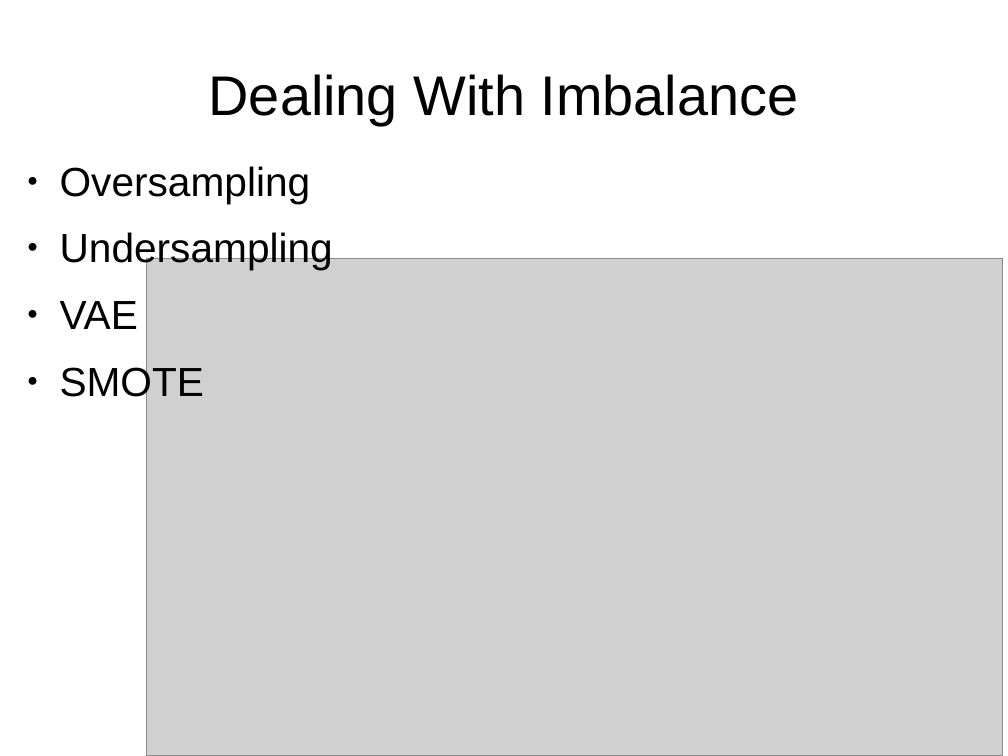
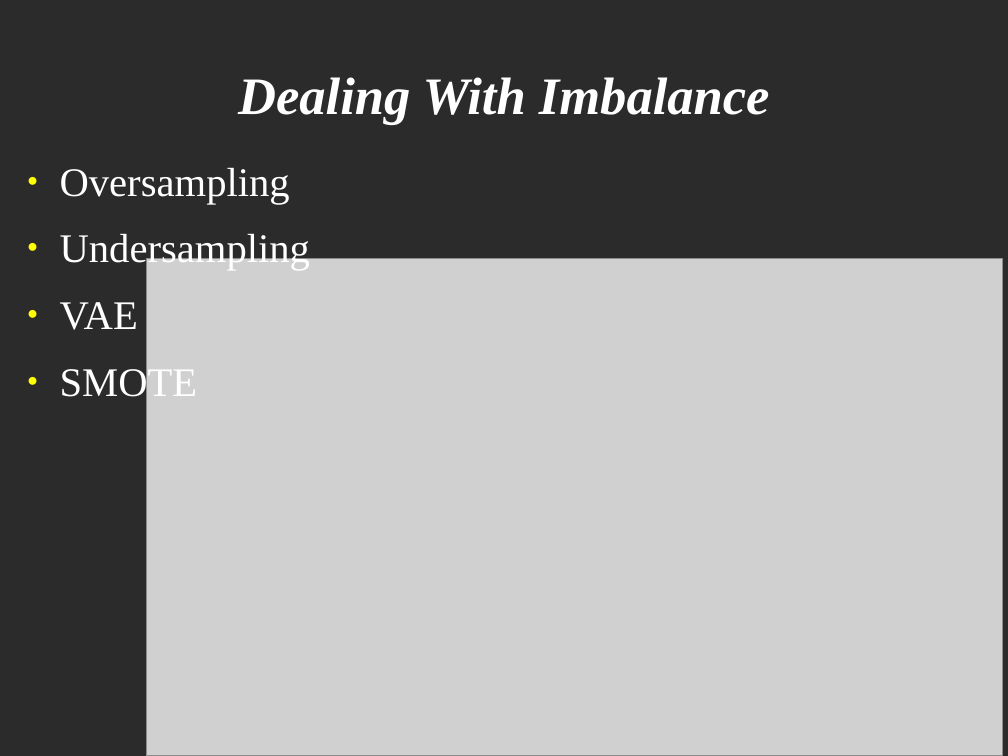
Before and after one commit to tcmcaleer/SyriaTel-Customer-Retention, a slide deck: slide 4 of Presentation.odp. Drawn at 1008x756 pixels with LibreOffice and Linux fonts; fonts in the diff are those of the drawing; grey boxes stand for pictures; background and template pictures are left out; a plain dark background stands for a picture behind light text. Boxes give left, top, right and bottom in pixels: in the first picture for what was removed or moved away, otherwise in the second. Text is boxed around its words. In the diff, an @@ line names an element or a change of style, - is before the commit and + after.

```diff
--- a/Presentation.odp
+++ b/Presentation.odp
@@ background #FFFFFF to picture (left out) @@
@@ title "Dealing With Imbalance" at [238, 77, 770, 124]: size 44 to 41.4 pt, font Arial to Times New Roman, text colour #000000 to #FFFFFF, bold on, italic on @@
@@ text "Oversampling" at [60, 167, 311, 404]: font Arial to Times New Roman, text colour #000000 to #FFFFFF; bullet colour #000000 to #FFFF00 @@
```
Also in this commit, not shown: 7 other slides changed, 1 other file.
